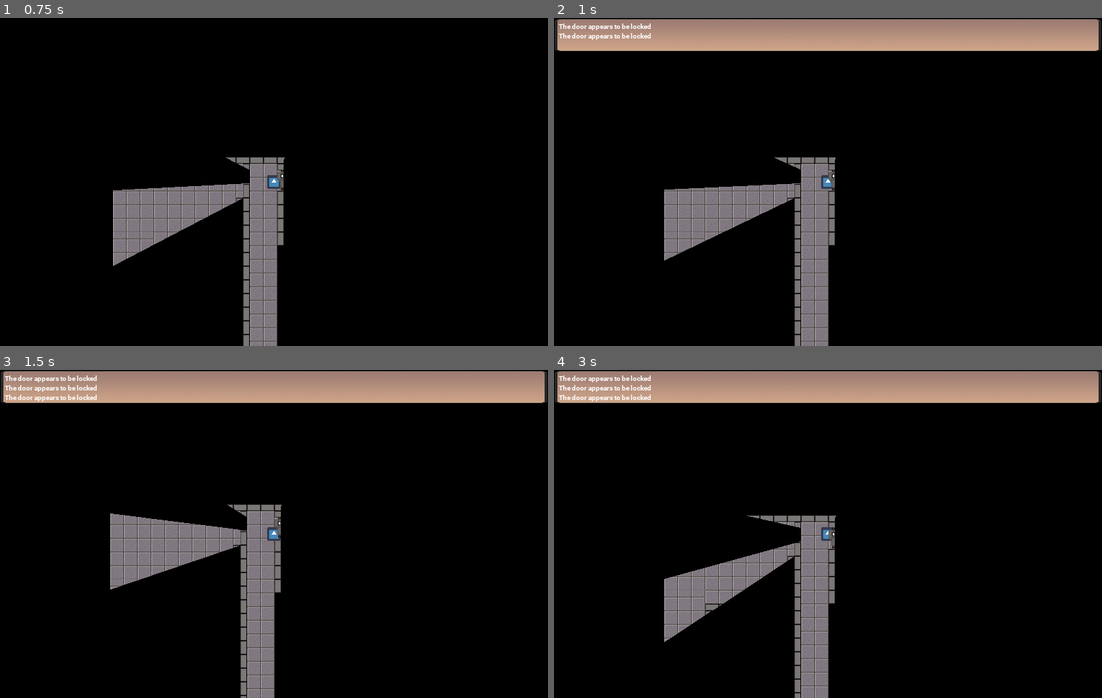
Above: before the commit, frames 1-4 (two rows, left to right).
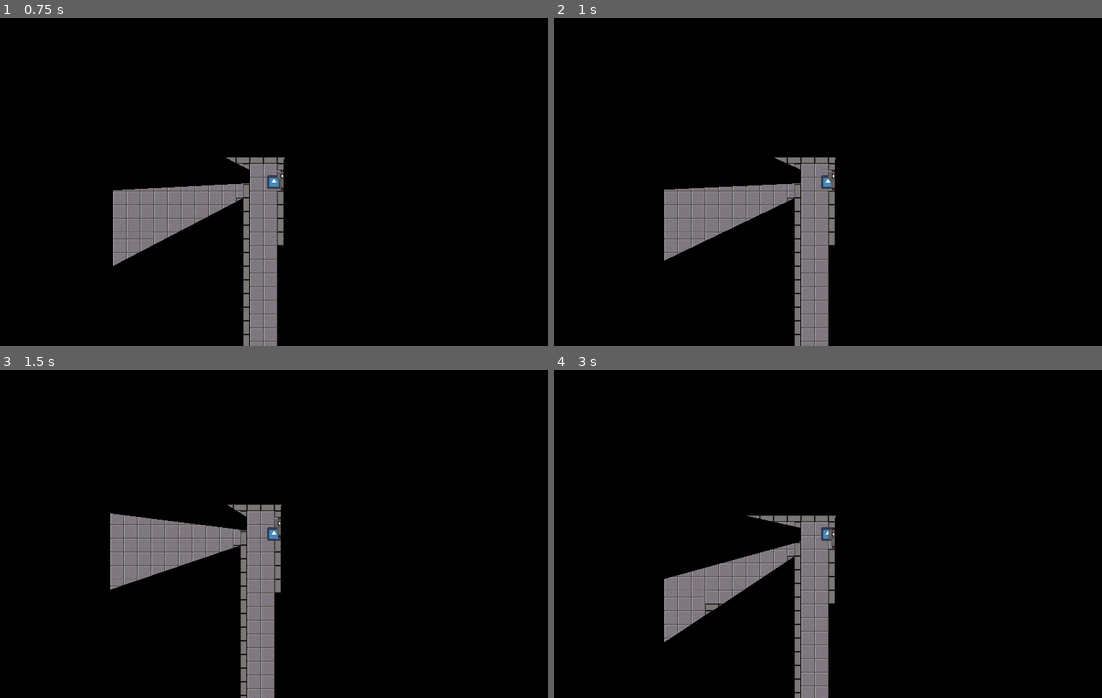
Above: after the commit, the same moments.

Repository: crpalmer/tile-game
Game: Godot game, scene res://RedbrandHideout/RedbrandHideout.tscn
Same seed, same stepped clock (60 frames per second), same inputs: the game is played once before the commit and once after it. The engine's default icon, where the game draws it, is replaced by a stand-in: a white triangle on a blue panel in a dark square.
Inputs:
- Up to frame 1 (0.75 s): tap Enter at 0.5 s; hold Right (right) from 0.53 s (still down); hold A (attack, bound only after the commit) from 0.53 s (still down)
- Up to frame 2 (1 s): keep holding Right (right); keep holding A (attack, bound only after the commit); tap U (use) at 0.8 s
- Up to frame 3 (1.5 s): tap Space at 1.25 s; release Right (right) at 1.28 s; release A (attack, bound only after the commit) at 1.28 s; hold Down (down) from 1.28 s (still down); tap U (use) at 1.35 s
- Up to frame 4 (3 s): tap A (attack, bound only after the commit) at 1.55 s; tap Enter at 2 s; release Down (down) at 2.03 s; hold Right (right) 2.03-2.78 s; hold A (attack, bound only after the commit) 2.03-2.78 s; tap U (use) at 2.3, 2.85 s; tap Space at 2.75 s; hold Up (up) from 2.78 s (still down)

Frame 1 is identical in both runs. In frame 2, 10% of the frame differs, in the area x 0-100%, y 0-11%; in frame 3, 10%; in frame 4, 10%.

Commit message:
fix damage popup and attack making the screen go blank
It turns out _ready() is called for all classes in the inheritance
chain, not just the actual class.

Aka, the generic _process in Actor was also being executed for Player.

Diff:
--- a/Dungeon/Dungeon.tscn
+++ b/Dungeon/Dungeon.tscn
@@ -153,4 +153,4 @@
 }
 
 [node name="Orc" parent="." instance=ExtResource( 4 )]
-position = Vector2( 216, -103 )
+position = Vector2( -44, 7 )
--- a/GameEngine/Actors/Actor.gd
+++ b/GameEngine/Actors/Actor.gd
@@ -15,17 +15,12 @@
 export var vision_radius = 250
 
 export var mood = Mood.FRIENDLY
-var damage_popup_packed = preload("res://GameEngine/Actors/DamagePopup.tscn")
 var attack_available = true
-var timer:Timer
 
 var conversation
 
 func _ready():
 	randomize()
-	timer = Timer.new()
-	timer.connect("timeout", self, "attack_timer_expired")
-	add_child(timer)
 	conversation = $Conversation
 	set_vision_range(vision_radius)
 	set_close_range(close_radius)
@@ -44,17 +39,17 @@
 
 	who.mood = Mood.HOSTILE
 	attack_available = false
-	timer.start(secs_between_attacks)
+	$AttackAvailable.start(secs_between_attacks)
 
 	var roll = roll_die(20)
-	var need = to_hit_ac10 + (10 - who.ac)
 	if roll == 20 or roll >= to_hit_ac10 + (10-who.ac):
 		var damage = roll_dice(damage_dice)
-		GameState.player.show_message(name + " damage to " + who.name + ": " + String(damage) + " roll " + String(roll))
-		process_attack_outcome(who, true, damage)
+		who.hp -= damage
+		GameState.player.show_message(who.name + " takes " + String(damage) + " damage.")
+		if who.hp <= 0: who.died()
+		else: who.damage_popup(true, damage)
 	else:
-		GameState.player.show_message(name + " miss " + who.name + ": "+ String(roll) + " needed " + String(need))
-		process_attack_outcome(who, false)
+		who.damage_popup(false)
 
 func roll(n:int, d:int, plus:int = 0):
 	var total = plus
@@ -75,10 +70,10 @@
 	print_debug("killed!")
 	queue_free()
 
-func is_visible_to_player():
+func player_is_visible():
 	return $VisionArea.player_is_in_area
 
-func _process(delta):
+func process(delta):
 	if GameState.paused: return
 
 	if conversation: conversation.process(self, $CloseArea.player_is_in_area)
@@ -91,19 +86,23 @@
 			var collision = move_and_collide(dir * delta * speed)
 			if collision and collision.collider != GameState.player:
 				move_and_collide(collision.remainder.length() * collision.normal)
-	elif mood == Mood.NEUTRAL and is_visible_to_player():
+	elif mood == Mood.NEUTRAL and player_is_visible():
 		mood = Mood.HOSTILE
 
-func process_attack_outcome(who, hit, damage = 0):
-	var damage_popup = damage_popup_packed.instance()
-	damage_popup.find_node("Damage").text = String(damage)
-	damage_popup.find_node("Damage").visible = hit
-	damage_popup.find_node("Hit").visible = hit
-	damage_popup.find_node("Miss").visible = not hit
-	damage_popup.visible = true
-	who.hp -= damage
-	who.add_child(damage_popup)
-	var sleep = 0.65 if who.hp > 0 else 0.35
-	yield(get_tree().create_timer(sleep), "timeout")
-	if who.hp <= 0: who.died()
-	else: damage_popup.queue_free()
+func _process(delta):
+	process(delta)
+
+func damage_popup(hit, damage = 0):
+	$DamagePopup/Damage.text = String(damage)
+	$DamagePopup/Damage.visible = hit
+	$DamagePopup/Hit.visible = hit
+	$DamagePopup/Miss.visible = not hit
+	$DamagePopup.visible = true
+	$DamagePopupTimer.start(0.5)
+	pass
+
+func _on_DamagePopupTimer_timeout():
+	$DamagePopup.visible = false
+
+func _on_AttackAvailable_timeout():
+	attack_available = true
--- a/GameEngine/Actors/Actor.tscn
+++ b/GameEngine/Actors/Actor.tscn
@@ -1,6 +1,7 @@
-[gd_scene load_steps=3 format=2]
+[gd_scene load_steps=4 format=2]
 
 [ext_resource path="res://GameEngine/TrackingArea.tscn" type="PackedScene" id=1]
+[ext_resource path="res://GameEngine/Actors/DamagePopup.tscn" type="PackedScene" id=2]
 [ext_resource path="res://GameEngine/Actors/Actor.gd" type="Script" id=4]
 
 [node name="Actor" type="KinematicBody2D"]
@@ -9,3 +10,13 @@
 [node name="VisionArea" parent="." instance=ExtResource( 1 )]
 
 [node name="CloseArea" parent="." instance=ExtResource( 1 )]
+
+[node name="AttackAvailable" type="Timer" parent="."]
+
+[node name="DamagePopupTimer" type="Timer" parent="."]
+
+[node name="DamagePopup" parent="." instance=ExtResource( 2 )]
+visible = false
+
+[connection signal="timeout" from="AttackAvailable" to="." method="_on_AttackAvailable_timeout"]
+[connection signal="timeout" from="DamagePopupTimer" to="." method="_on_DamagePopupTimer_timeout"]
--- a/GameEngine/Actors/Player.gd
+++ b/GameEngine/Actors/Player.gd
@@ -7,12 +7,11 @@
 func _init():
 	randomize()
 	GameState.player = self
-	hp = 20
-	to_hit_ac10 = 10
-	damage_dice = {"n": 1, "d": 8, "plus": 1}
+
+func _ready():
 	messages = $Camera2D/HUD/Messages
 
-func _process(delta):
+func process(delta):
 	if GameState.paused: return
 
 	process_movement(delta)
@@ -37,7 +36,7 @@
 		if in_area.size() > 0: attack(in_area[randi() % in_area.size()])
 
 func process_use():
-	if Input.is_action_just_released("use") and not Input.is_action_just_released("used"):
+	if Input.is_action_just_released("use"):
 		for use_on in $CloseArea.who_is_in_area():
 			#if use_on is InventoryThing: Inventory.add(use_on)
 			if use_on is Thing: use_on.used_by(self)
@@ -45,7 +44,8 @@
 func died():
 	GameState.player = null
 	print_debug("Player died!")
-	queue_free()
+	#queue_free()
+	$Sprite.visible = false
 
 func show_message(message):
 	messages.show_message(message)
--- a/GameEngine/Actors/Player.tscn
+++ b/GameEngine/Actors/Player.tscn
@@ -8,6 +8,10 @@
 [sub_resource type="CircleShape2D" id=1]
 
 [node name="Player" instance=ExtResource( 3 )]
+ac = 0
+hp = 1000
+max_hp = 1000
+to_hit_ac10 = 5
 
 [node name="Camera2D" type="Camera2D" parent="." index="0"]
 current = true
--- a/GameEngine/TrackingArea.gd
+++ b/GameEngine/TrackingArea.gd
@@ -1,8 +1,5 @@
 extends Area2D
 class_name TrackingArea
-
-signal entered
-signal exited
 
 var in_area:Dictionary
 var player_is_in_area = false
@@ -29,26 +26,11 @@
 func area_exited(who):
 	record_area(who, -1)
 
-func is_filtered_area(who):
-	var parent = who.get_parent()
-	if not parent or not parent is Actor: return false
-	return who.name == "VisionArea" or who.name == "CloseArea"
-
 func record_area(who, what):
-	if is_filtered_area(who): return
-
-	var parent = who.get_parent()
-
-	if who == self or who == get_parent() or who is TileMap: return
-	if parent and parent is PhysicsBody2D: record_area(parent, what)
-	if in_area.has(who): in_area[who] += what
-	else: in_area[who] = what
-	if in_area[who] < 0: in_area[who] = 0
-
-	if who == GameState.player: player_is_in_area = what
-
-	if what > 0:
-		emit_signal("entered", who)
-	else:
-		emit_signal("exited", who)
-	print_debug(who.name + " is in area " + name + " of " + get_parent().name + " " + String(in_area[who]) + " times")
+	if who != get_parent() and who is Actor:
+		var count = in_area[who] if in_area.has(who) else 0
+		count += what
+		if count <= 0: in_area.erase(who)
+		else: in_area[who] = count
+		if who == GameState.player: player_is_in_area = (count > 0)
+		print(name + " " + get_parent().name + " : " + String(in_area))
--- a/project.godot
+++ b/project.godot
@@ -110,12 +110,15 @@
 attack={
 "deadzone": 0.5,
 "events": [ Object(InputEventJoypadButton,"resource_local_to_scene":false,"resource_name":"","device":-1,"button_index":0,"pressure":0.0,"pressed":false,"script":null)
+, Object(InputEventKey,"resource_local_to_scene":false,"resource_name":"","device":0,"alt":false,"shift":false,"control":false,"meta":false,"command":false,"pressed":false,"scancode":65,"physical_scancode":0,"unicode":0,"echo":false,"script":null)
+, Object(InputEventJoypadButton,"resource_local_to_scene":false,"resource_name":"","device":-1,"button_index":1,"pressure":0.0,"pressed":false,"script":null)
  ]
 }
 use={
 "deadzone": 0.5,
 "events": [ Object(InputEventKey,"resource_local_to_scene":false,"resource_name":"","device":0,"alt":false,"shift":false,"control":false,"meta":false,"command":false,"pressed":false,"scancode":85,"physical_scancode":0,"unicode":0,"echo":false,"script":null)
-, Object(InputEventJoypadButton,"resource_local_to_scene":false,"resource_name":"","device":-1,"button_index":1,"pressure":0.0,"pressed":false,"script":null)
+, Object(InputEventJoypadButton,"resource_local_to_scene":false,"resource_name":"","device":-1,"button_index":10,"pressure":0.0,"pressed":false,"script":null)
+, Object(InputEventJoypadButton,"resource_local_to_scene":false,"resource_name":"","device":-1,"button_index":11,"pressure":0.0,"pressed":false,"script":null)
  ]
 }
 
